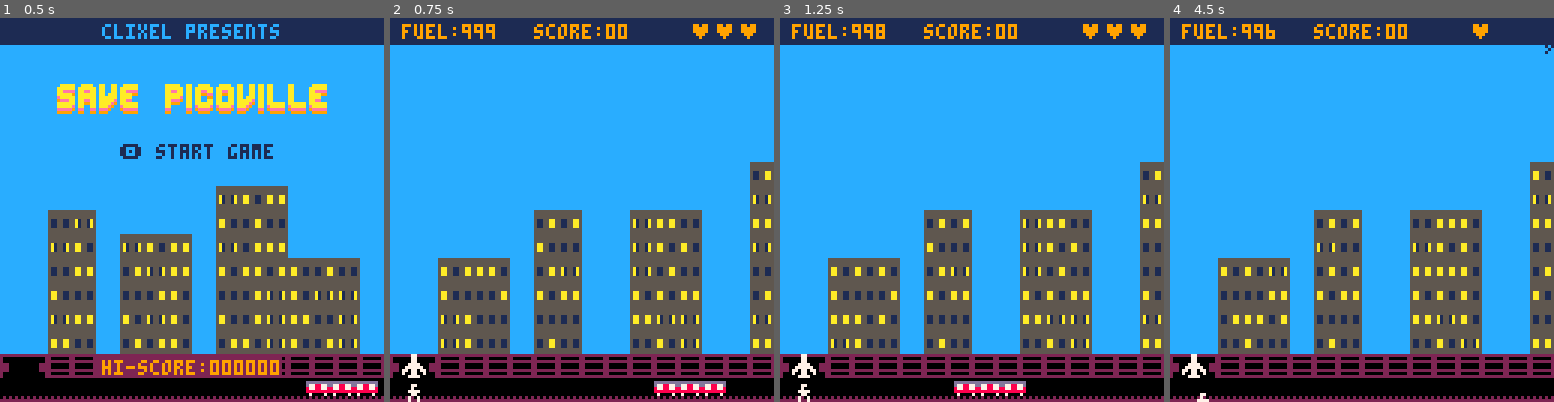
Above: before the commit, frames 1-4 (left to right).
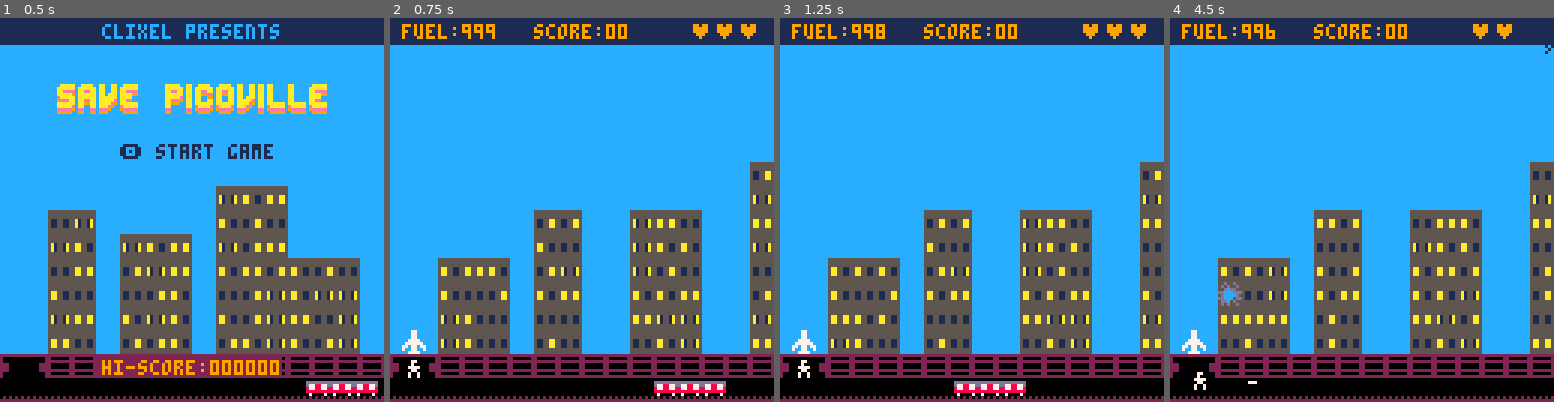
Above: after the commit, the same moments.

Repository: natebeaty/savepicoville
Game: PICO-8 cartridge savepicoville.p8
The game is run twice, just before and just after one commit, with the same random seed, the same clock (stepped at 60 frames per second) and the same inputs.
Inputs:
- Up to frame 1 (0.5 s): tap X (X key) at 0.33 s
- Up to frame 2 (0.75 s): tap O (Z key) at 0.7 s
- Up to frame 3 (1.25 s): tap X (X key) at 1.07 s
- Up to frame 4 (4.5 s): hold Right 1.6-2.1 s; tap O (Z key) every 0.4 s from 1.7 to 4.1 s; tap X (X key) at 1.85, 2.97, 4.08 s; hold Up 2.15-2.42 s; hold Right 2.47-3.03 s; hold Left 3.08-3.58 s; hold Down 3.63-3.97 s; hold Right from 4.02 s (still down)

Frame 1 is identical in both runs. In frame 2, 0.4% of the frame differs, in the area x 3-10%, y 81-100%; in frame 3, 0.4%; in frame 4, 1.5%, in the area x 3-100%, y 1-100%.

Commit message:
allow player to shoot bullets, train eats bullets

Diff:
--- a/bullets.lua
+++ b/bullets.lua
@@ -43,8 +43,8 @@
     check_building_hit(this,bullets)
 
     --move the bullet
-    this.x += obj.dx
-    this.y += obj.dy
+    this.x += this.dx
+    this.y += this.dy
 
     -- offstage?
     if (is_offstage(this, 20)) del(bullets, this)
@@ -58,3 +58,59 @@
   --return the bullet
   return obj
 end
+
+function new_man_bullet(x,y,dx,dy)
+  local obj = {x=x,y=y,len=1}
+  obj.box = {x1=-2,y1=-2,x2=2,y2=2} --collision box
+  obj.dx=dx*obj.len*2
+  obj.dy=dy*obj.len*2
+  obj.dx=minspeed(obj.dx,obj.len*2)
+  obj.dy=minspeed(obj.dy,obj.len*2)
+  if obj.dx==0 and obj.dy==0 then
+    if p.flipx then obj.dx=-2 else obj.dx=2 end
+  end
+
+  -- update loop
+  obj.update=function(this)
+    -- check for collisions with enemies
+    for grp in all({gremlins}) do
+      for obj in all(grp) do
+        if (coll(this,obj)) then
+          p.score+=9
+          enemieskilled+=1
+          obj.die(obj)
+          del(bullets,this)
+          check_level()
+        end
+      end
+    end
+
+    -- trains stop bullets
+    for grp in all({trains}) do
+      for obj in all(grp) do
+        if (coll(this,obj)) then
+          del(bullets,this)
+        end
+      end
+    end
+
+
+    --move the bullet
+    this.x += this.dx
+    this.y += this.dy
+
+    -- constrain bullets to subway
+    local msprite=getmapsprite(this.x,this.y)
+    if not fget(msprite,3) then
+      del(bullets,this)
+    end
+  end
+
+  -- draw loop
+  obj.draw=function(this)
+    line(this.x-obj.dx,this.y-obj.dy,this.x,this.y,7)
+  end
+
+  --return the bullet
+  return obj
+end
--- a/player.lua
+++ b/player.lua
@@ -5,7 +5,7 @@
 function make_player()
   p={}
   p.x=4
-  p.y=121
+  p.y=113
   p.dx=0
   p.dy=0
   p.life="♥♥♥"
@@ -49,7 +49,7 @@
     p.fuel=999
     p.mode="man"
     p.x=4
-    p.y=121
+    p.y=113
     p.dx=0
     p.dy=0
   end
@@ -58,7 +58,7 @@
     if p.dying==0 then
       if p.mode=="man" then
         spr(0,p.x,p.y)
-        spr(18,4,112)
+        spr(18,4,104)
       else
         spr(p.sprite,p.x,p.y,1,1,p.flipx,p.flipy)
       end
@@ -78,20 +78,20 @@
 
     else
 
-      if p.mode=="man" and p.y<120 then
+      if p.mode=="man" and p.y<112 then
         p.mode="plane"
         p.x=4
-        p.y=110
+        p.y=102
         p.dy=-1
         p.box=p.boxplane
         sfx(10)
-      elseif p.mode=="plane" and p.y>112 then
+      elseif p.mode=="plane" and p.y>104 then
         if p.x>16 then
           p.die()
         else
           p.mode="man"
           p.x=4
-          p.y=121
+          p.y=113
           p.dy=0
           p.box=p.boxman
           sfx(10)
@@ -100,7 +100,7 @@
 
       if p.mode=="man" then
         p.maxspd=2
-        p.drg=0.3
+        p.drg=0.4
       else
         p.maxspd=2.5
         p.drg=0.95 --friction (1=none,0=instant)
@@ -179,15 +179,19 @@
       end
 
       -- fire
-      if p.mode=="plane" and mode=="game" and btnp(4,0) then
-        if (abs(p.dx)~=0 or abs(p.dy)~=0) then
+      if btnp(4) then
+        if mode=="game" and (p.mode=="man" or abs(p.dx)~=0 or abs(p.dy)~=0) then
           sfx(00)
           local dx=p.dx
           local dy=p.dy
           -- support for quick turn and shoots when direction doesn't match flipx/flipy
           if p.dy==0 and ((p.flipx and p.dx>0) or (not p.flipx and p.dx<0)) then dx=p.dx*-1 end
           if p.dx==0 and ((p.flipy and p.dy<0) or (not p.flipy and p.dy>0)) then dy=p.dy*-1 end
-          add(bullets,new_bullet(p.x+3,p.y+4,dx,dy))
+          if p.mode=="plane" then
+            add(bullets,new_bullet(p.x+3,p.y+4,dx,dy))
+          else
+            add(bullets,new_man_bullet(p.x+3,p.y+4,dx,dy))
+          end
         end
       end
 
